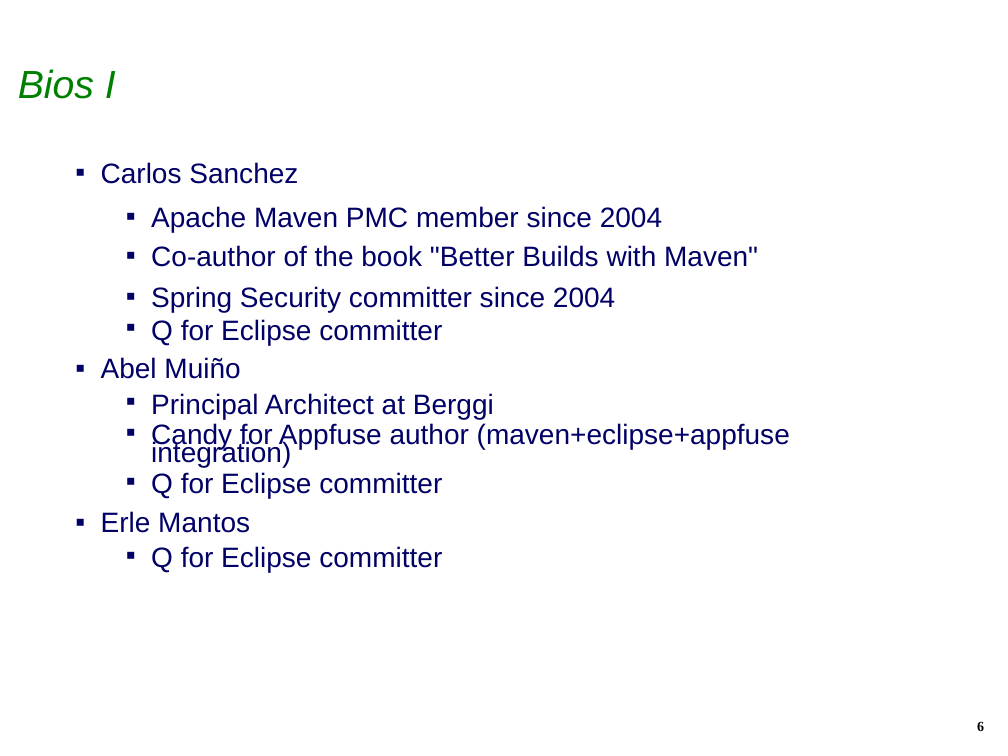
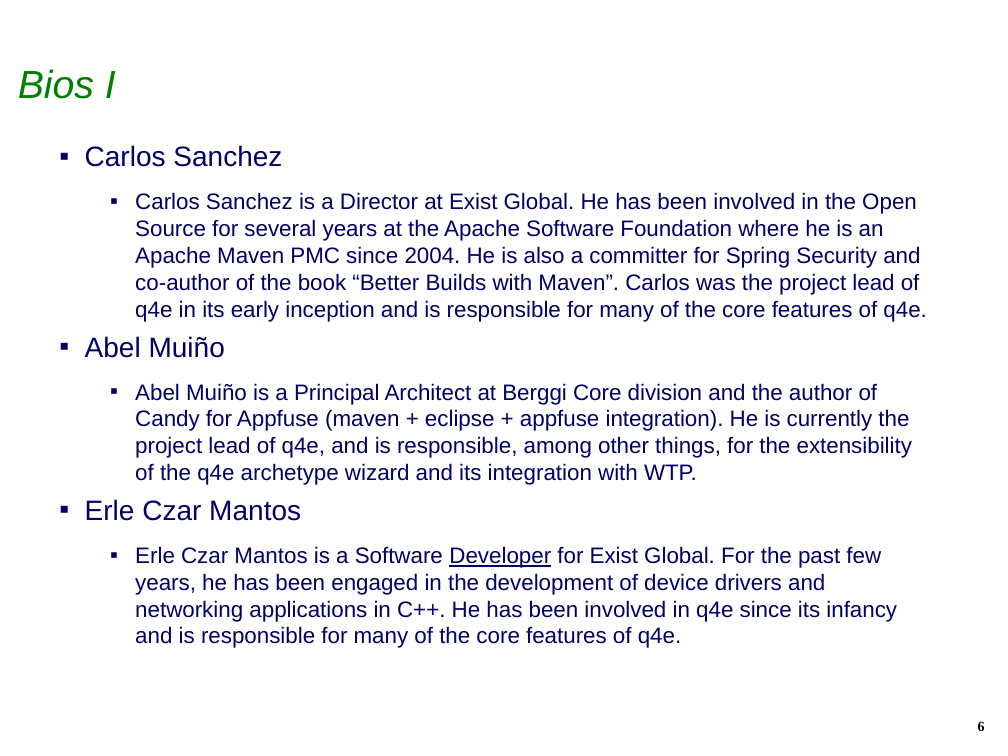
Before and after one commit to isabella232/q4e, a slide deck: slide 6 of docs/EclipseIAMCreationReview.ppt. Drawn at 1008x756 pixels with LibreOffice and Linux fonts; fonts in the diff are those of the drawing; background and template pictures are left out. Boxes give left, top, right and bottom in pixels: in the first picture for what was removed or moved away, otherwise in the second. Text is boxed around its words. In the diff, an @@ line names an element or a change of style, - is before the commit and + after.

Commit message:
Modified the individual profiles of the proposed committers and made sure that the fact that q4e will be the initial contribution is clear.

```diff
--- a/docs/EclipseIAMCreationReview.ppt
+++ b/docs/EclipseIAMCreationReview.ppt
@@ text "Carlos Sanchez": place and size @@
-text "Carlos Sanchez" at (101,162,790,572)
+text "Carlos Sanchez" at (85,145,926,648)
@@ text at (135,192,926,322): text changed; size 20 to 16 pt @@
-  ▪ Apache Maven PMC member since 2004
-  ▪ Co-author of the book "Better Builds with Maven"
-  ▪ Spring Security committer since 2004
-  ▪ Q for Eclipse committer
+  ▪ Carlos Sanchez is a Director at Exist Global. He has been involved in the Open Source for several years at the Apache Software Foundation where he is an Apache Maven PMC since 2004. He is also a committer for Spring Security and co-author of the book “Better Builds with Maven”. Carlos was the project lead of q4e in its early inception and is responsible for many of the core features of q4e.
@@ text at (85,383,912,648): text changed; size 20 to 16 pt @@
-  ▪ Principal Architect at Berggi
-  ▪ Candy for Appfuse author (maven+eclipse+appfuse integration)
-  ▪ Q for Eclipse committer
-▪ Erle Mantos
-  ▪ Q for Eclipse committer
+  ▪ Abel Muiño is a Principal Architect at Berggi Core division and the author of Candy for Appfuse (maven + eclipse + appfuse integration). He is currently the project lead of q4e, and is responsible, among other things, for the extensibility of the q4e archetype wizard and its integration with WTP.
+▪ Erle Czar Mantos
+  ▪ Erle Czar Mantos is a Software Developer for Exist Global. For the past few years, he has been engaged in the development of device drivers and networking applications in C++. He has been involved in q4e since its infancy and is responsible for many of the core features of q4e.
```
Also in this commit, not shown: 8 other slides changed, 1 slide added, 1 slide removed.
